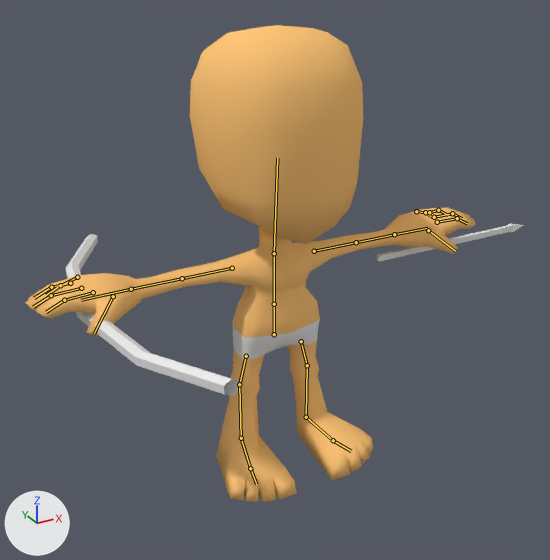
A saved change to the Blender file Assets/ReferencedData/Client/Meshes/Models/HumanMale.blend.
Camera for both pictures: a 50 mm lens placed at (-1.39, -2.52, 2.07), pointed at (0.0, 0.02, 0.81). The axes (+X, +Y, +Z) are drawn at lower left. The lights are the same throughout. The bones that bend it are drawn over the model as lines.

Names of what the first picture shows: 'ExampleShield', 'ExampleWeapon', 'SkinMesh'.
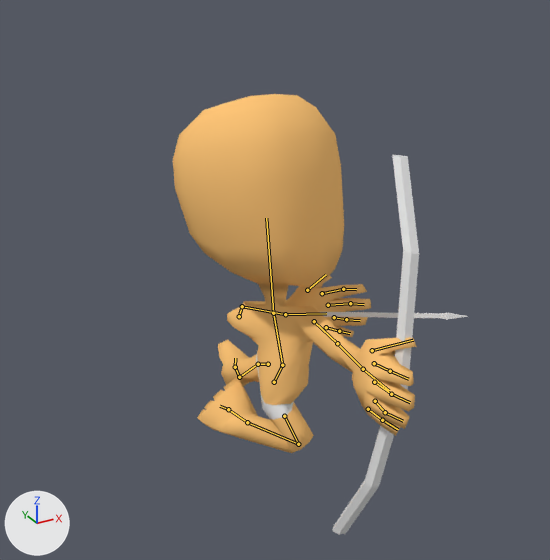
The newer file adds an action. The first version stands in its rest pose; the second is drawn at frame 4 of the action 'BowShotStrong'.

Changed parts and their boxes [x1, y1, x2, y2] in the pictures (550 x 560 px):
'SkinMesh', posed (46% narrower, 25% shorter): before [25, 25, 476, 502]; after [173, 94, 417, 453]
'ExampleWeapon', posed (50% narrower, 134% taller): before [66, 234, 240, 396]; after [332, 155, 419, 535]
'ExampleShield', posed: before [377, 224, 523, 262]; after [320, 312, 468, 320]
bone 'Base', root to tip: before (274, 334) to (274, 304); after (274, 382) to (282, 365)
bone 'Body', root to tip: before (274, 304) to (274, 253); after (282, 365) to (273, 313)
bone 'Neck', root to tip: before (274, 253) to (277, 158); after (273, 313) to (266, 218)
bone 'LeftShoulder', root to tip: before (314, 251) to (356, 242); after (239, 316) to (242, 306)
bone 'LeftElbow', root to tip: before (356, 242) to (394, 234); after (242, 306) to (285, 314)
bone 'LeftHand', root to tip: before (394, 234) to (428, 228); after (285, 314) to (326, 313)
bone 'RightShoulder', root to tip: before (232, 268) to (182, 278); after (314, 321) to (337, 343)
bone 'RightElbow', root to tip: before (182, 278) to (131, 289); after (337, 343) to (363, 369)
bone 'RightHand', root to tip: before (131, 289) to (81, 300); after (363, 369) to (389, 390)
bone 'LeftLeg', root to tip: before (301, 341) to (307, 365); after (268, 364) to (258, 364)
bone 'LeftFeet', root to tip: before (306, 417) to (333, 440); after (239, 377) to (235, 367)
bone 'RightLeg', root to tip: before (246, 356) to (239, 384); after (284, 416) to (298, 444)
bone 'RightShiv', root to tip: before (239, 384) to (241, 438); after (298, 444) to (247, 422)
bone 'RightFeet', root to tip: before (241, 438) to (250, 468); after (247, 422) to (228, 409)

What changed in the scene script:
```text
Change bone_base:
    where bone_base = bpy.data.objects['Armature'].pose.bones['Base']
    bone_base.location: (0.0, 0.0, 0.0) -> (0.0, -0.235, 0.0)
    bone_base.rotation_quaternion: (1.0, 0.0, 0.0, 0.0) -> (0.789, 0.218, 0.553, 0.153)  # degrees (0, 0, 0) -> degrees (60, 54, 55)
Change bone_body:
    where bone_body = bpy.data.objects['Armature'].pose.bones['Body']  # child of 'Base'
    bone_body.rotation_quaternion: (1.0, 0.0, 0.0, 0.0) -> (0.85, -0.012, 0.38, -0.365)  # degrees (0, 0, 0) -> degrees (-23, 40, -55)
    bone_body.scale: (1.0, 1.0, 1.0) -> (1.03, 1.03, 1.03)
Change bone_neck:
    where bone_neck = bpy.data.objects['Armature'].pose.bones['Neck']  # child of 'Body'
    bone_neck.rotation_quaternion: (1.0, 0.0, 0.0, 0.0) -> (0.671, 0.023, -0.735, 0.03)  # degrees (0, 0, 0) -> degrees (9, -95, -5)
    bone_neck.scale: (1.0, 1.0, 1.0) -> (0.97, 0.97, 0.97)
Change bone_leftshoulder:
    where bone_leftshoulder = bpy.data.objects['Armature'].pose.bones['LeftShoulder']  # child of 'Body'
    bone_leftshoulder.location: (0.0, 0.0, 0.0) -> (0.0, -0.006, 0.0)
    bone_leftshoulder.rotation_quaternion: (1.0, 0.0, 0.0, 0.0) -> (0.876, -0.069, -0.03, -0.456)  # degrees (0, 0, 0) -> degrees (-6, -7, -55)
    bone_leftshoulder.scale: (1.0, 1.0, 1.0) -> (0.97, 0.97, 0.97)
Change bone_leftelbow:
    where bone_leftelbow = bpy.data.objects['Armature'].pose.bones['LeftElbow']  # child of 'LeftShoulder'
    bone_leftelbow.location: (0.0, 0.0, 0.0) -> (0.001, 0.0, 0.0)
    bone_leftelbow.rotation_quaternion: (1.0, 0.0, 0.0, 0.0) -> (0.572, -0.598, -0.318, -0.441)  # degrees (0, 0, 0) -> degrees (-81, -65, -18)
Change bone_lefthand:
    where bone_lefthand = bpy.data.objects['Armature'].pose.bones['LeftHand']  # child of 'LeftElbow'
    bone_lefthand.rotation_quaternion: (1.0, 0.0, 0.0, 0.0) -> (0.989, -0.016, -0.089, -0.102)  # degrees (0, 0, 0) -> degrees (-1, -10, -12)
Change bone_rightshoulder:
    where bone_rightshoulder = bpy.data.objects['Armature'].pose.bones['RightShoulder']  # child of 'Body'
    bone_rightshoulder.rotation_quaternion: (1.0, 0.0, 0.0, 0.0) -> (0.898, 0.014, 0.309, -0.305)  # degrees (0, 0, 0) -> degrees (-11, 35, -41)
    bone_rightshoulder.scale: (1.0, 1.0, 1.0) -> (0.97, 0.97, 0.97)
Change bone_rightelbow:
    where bone_rightelbow = bpy.data.objects['Armature'].pose.bones['RightElbow']  # child of 'RightShoulder'
    bone_rightelbow.location: (0.0, 0.0, 0.0) -> (0.001, 0.0, 0.0)
    bone_rightelbow.rotation_quaternion: (1.0, 0.0, 0.0, 0.0) -> (0.842, -0.007, 0.503, -0.01)  # degrees (0, 0, 0) -> degrees (-3, 62, -3)
Change bone_righthand:
    where bone_righthand = bpy.data.objects['Armature'].pose.bones['RightHand']  # child of 'RightElbow'
    bone_righthand.rotation_quaternion: (1.0, 0.0, 0.0, 0.0) -> (0.979, 0.015, -0.194, 0.049)  # degrees (0, 0, 0) -> degrees (1, -22, 6)
Change bone_leftleg:
    where bone_leftleg = bpy.data.objects['Armature'].pose.bones['LeftLeg']  # child of 'Base'
    bone_leftleg.rotation_quaternion: (1.0, 0.0, 0.0, 0.0) -> (0.988, 0.051, 0.013, -0.146)  # degrees (0, 0, 0) -> degrees (6, 2, -17)
Change bone_leftfeet:
    where bone_leftfeet = bpy.data.objects['Armature'].pose.bones['LeftFeet']  # child of 'LeftShin'
    bone_leftfeet.rotation_quaternion: (1.0, 0.0, 0.0, 0.0) -> (0.836, 0.421, -0.122, -0.331)  # degrees (0, 0, 0) -> degrees (52, 4, -41)
Change bone_rightleg:
    where bone_rightleg = bpy.data.objects['Armature'].pose.bones['RightLeg']  # child of 'Base'
    bone_rightleg.location: (0.0, 0.0, 0.0) -> (-0.075, -0.093, -0.018)
    bone_rightleg.rotation_quaternion: (1.0, 0.0, 0.0, 0.0) -> (0.797, -0.406, 0.413, 0.173)  # degrees (0, 0, 0) -> degrees (-57, 53, -6)
Change bone_rightshiv:
    where bone_rightshiv = bpy.data.objects['Armature'].pose.bones['RightShiv']  # child of 'RightLeg'
    bone_rightshiv.rotation_quaternion: (1.0, 0.0, 0.0, 0.0) -> (0.46, 0.888, 0.0, 0.0)  # degrees (0, 0, 0) -> degrees (125, 0, 0)
Change bone_rightfeet:
    where bone_rightfeet = bpy.data.objects['Armature'].pose.bones['RightFeet']  # child of 'RightShiv'
    bone_rightfeet.rotation_quaternion: (1.0, 0.0, 0.0, 0.0) -> (0.827, 0.5, -0.026, -0.255)  # degrees (0, 0, 0) -> degrees (59, 12, -27)
```
